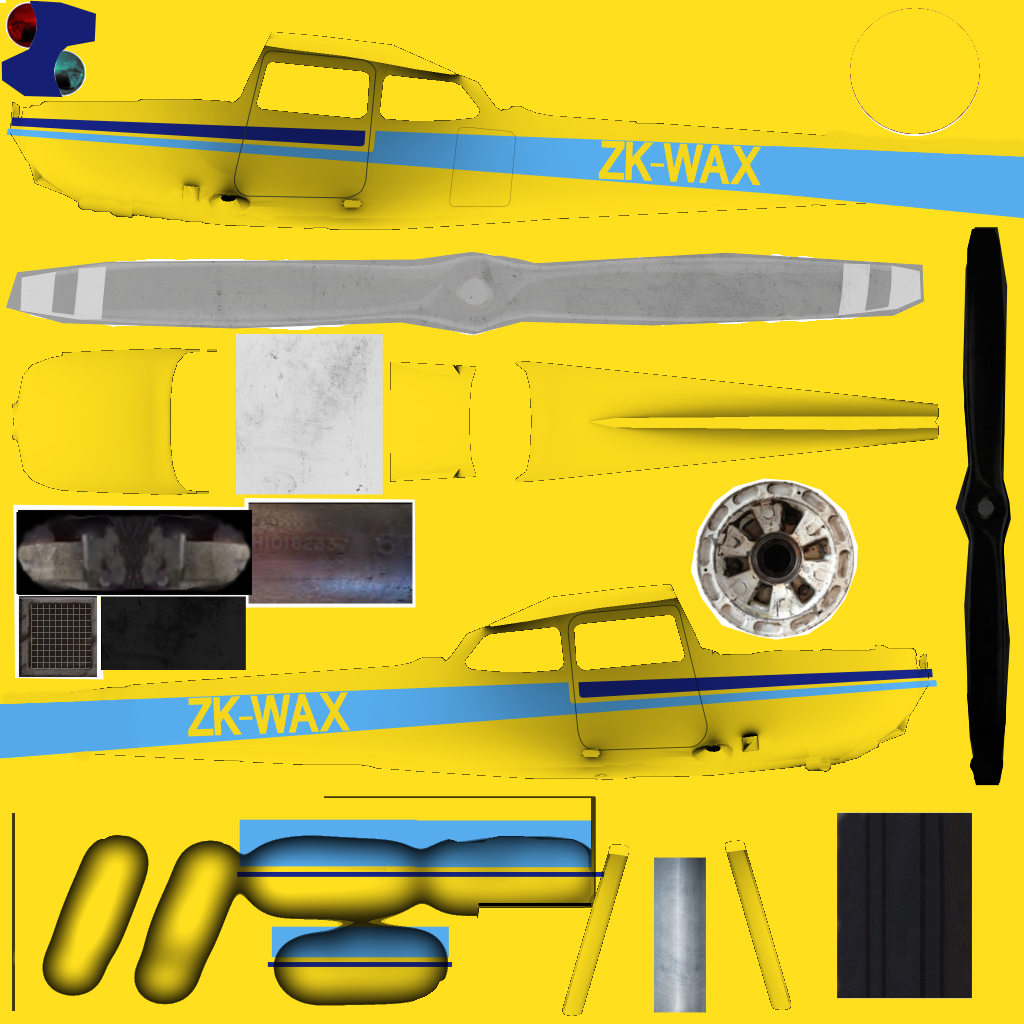
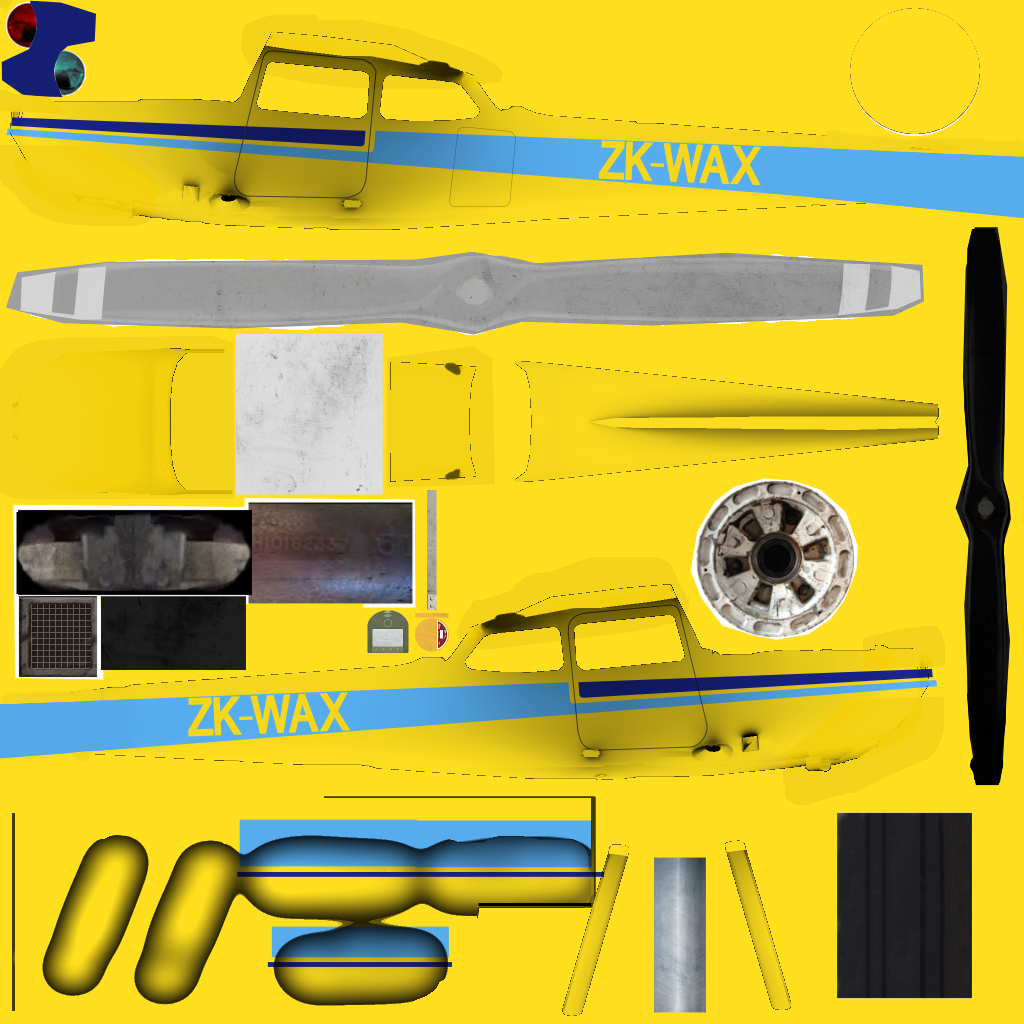
Revision of a layered w=1024, h=1024 image; what changed, layer by layer:
added layer "Clipboard #4" above "Clipboard #3" over [0, 0, 987, 805]
added layer "Clipboard #3" above "Clipboard #2" over [13, 489, 449, 670]
painted on "Clipboard #2" over [246, 604, 363, 608]
